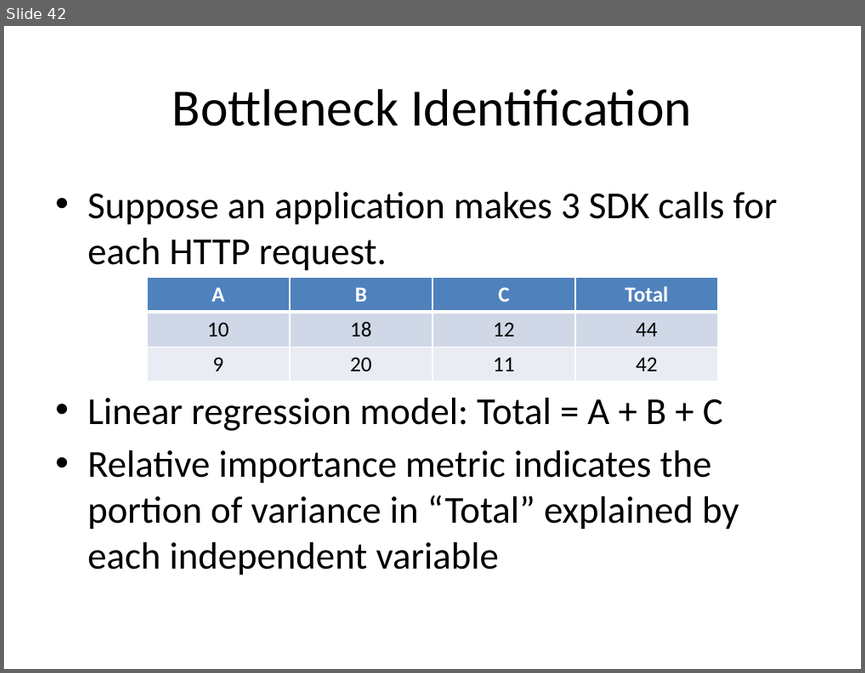
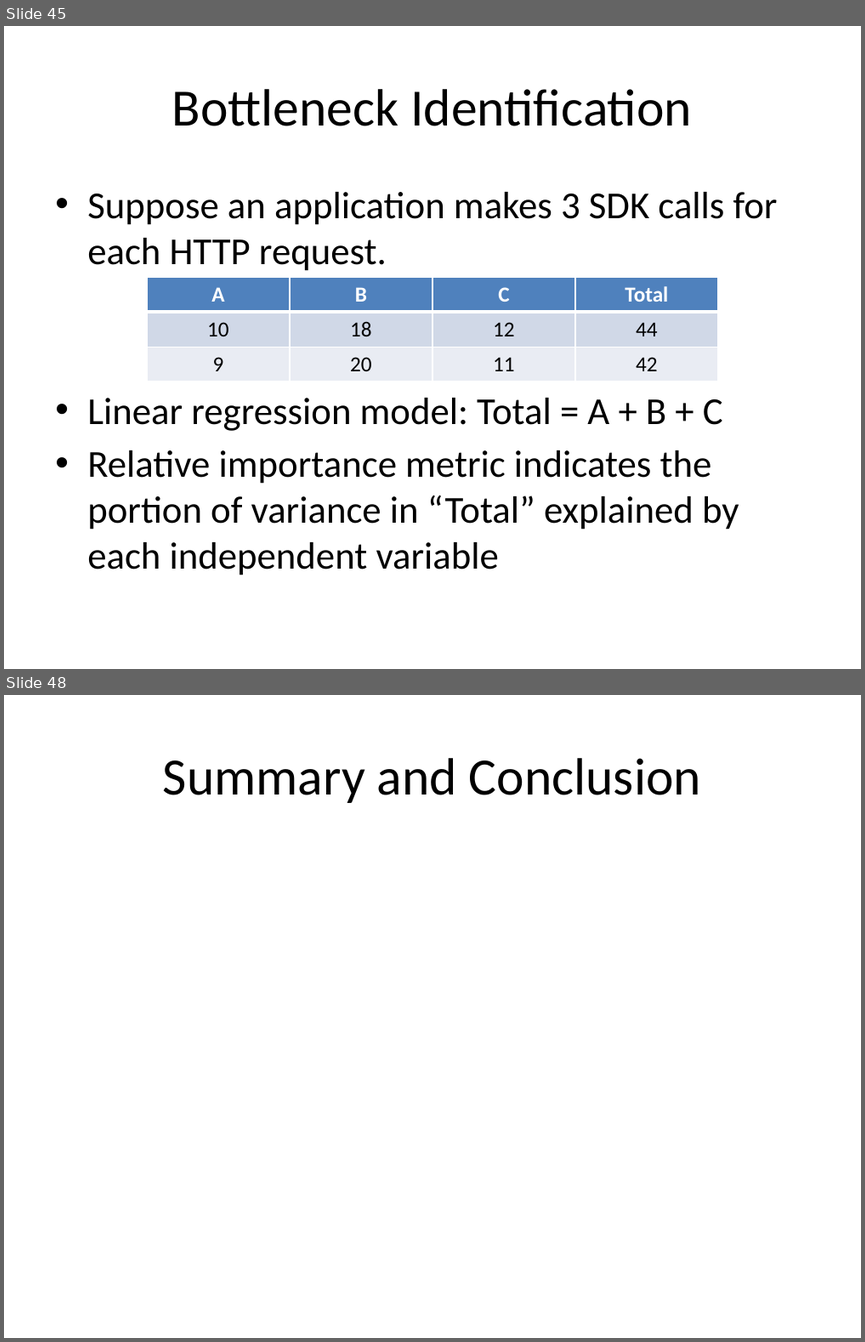
Before and after one commit to Dithn/eager-appscale, a slide deck: Eager/elk-experiment/appserver/system_design.pptx. Shown one above the other, each under a label of ours: slide 42 before the commit, slides 45 and 48 after it; the slides between them are not shown. The pictures are 865x673 and 865x1342 pixels, drawn with LibreOffice and Linux fonts; fonts in the diff are those of the drawing. Boxes give left, top, right and bottom in pixels: in the first picture for what was removed or moved away, otherwise in the second. Text is boxed around its words. In the diff, an @@ line names an element or a change of style, - is before the commit and + after.

```diff
--- a/Eager/elk-experiment/appserver/system_design.pptx
+++ b/Eager/elk-experiment/appserver/system_design.pptx
@@ slide 48 added at bbox=[4, 695, 861, 1338], background #FFFFFF @@
@@ title added at bbox=[163, 758, 701, 803], 44 pt, text #000000 @@
+Summary and Conclusion
@@ what was slide 42 is now slide 45 @@
```
Also in this commit, not shown: 5 other slides added.
